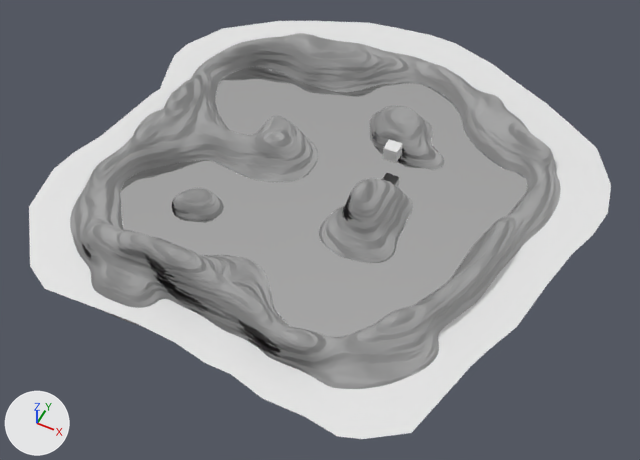
A saved change to the Blender file experiments/arena/testarena2.blend.
One viewpoint serves both versions: a 50 mm camera at (37.8, -77.8, 87.1) aimed at (1.5, -5.2, -3.7). The axes (+X, +Y, +Z) are drawn at lower left. The lights are the same throughout.

The first picture shows 'Cube', '__collision__', '__water__', 'terrain'.
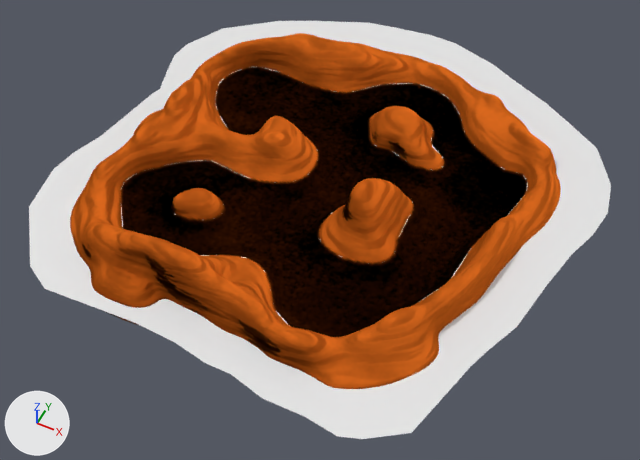
Edits to the bpy script that builds the scene:
```text
Add img_diffuse:
    img_diffuse = load_image('diffuse', '_unpacked/diffuse', 256, 256, 'sRGB')
Change mat_material_002:
    add n3 = _N.new('ShaderNodeTexImage'); n3.name = 'Image Texture.002'
    add n3.image = img_diffuse
    where n2 = _N.new('ShaderNodeBsdfPrincipled'); n2.name = 'Principled BSDF'
    remove n2.inputs[0].default_value = (0.5, 0.5, 0.5, 1.0)  # 'Base Color', grey #bcbcbc
    add _L.new(n3.outputs[0], n2.inputs[0])  # 'Color' to 'Base Color'
Change ob_water:
    add ob_water.hide_set(True)
Remove ob_cube:
    ob_cube = bpy.data.objects.new('Cube', me_cube)
    ob_cube.location = (6.7, 6.7, 3.2)
```

Where the change shows, as pixel boxes [x1, y1, x2, y2] in the pictures (640 x 460 px):
'terrain', surface changed (grey to orange): [70, 33, 561, 389] in both
'__water__', hidden: before [121, 67, 528, 337]
'Cube', deleted: before [383, 139, 403, 163]
